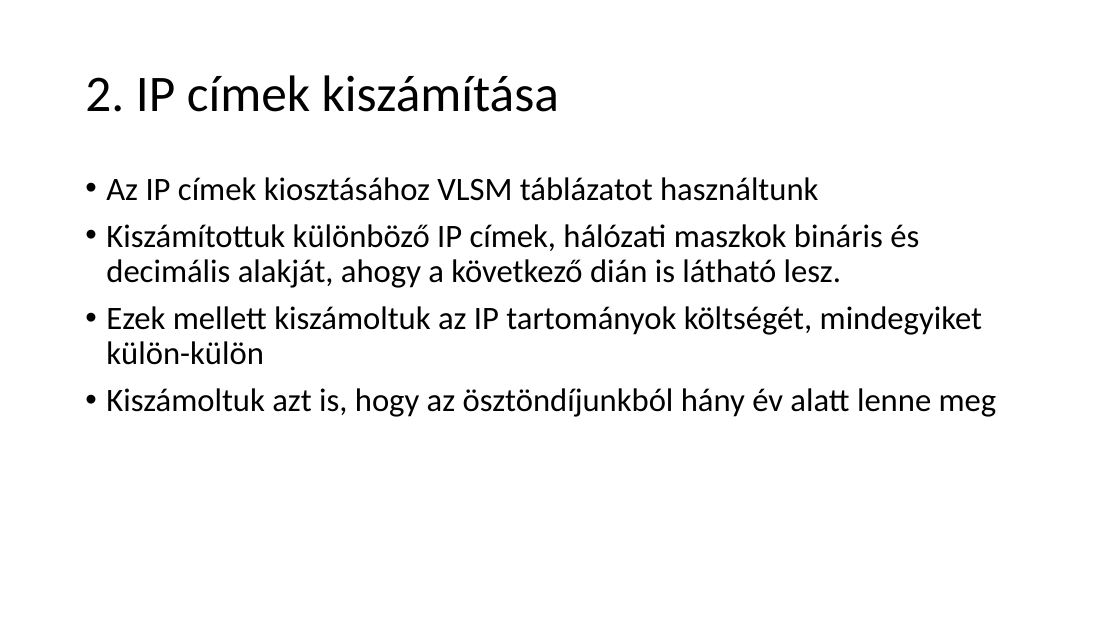
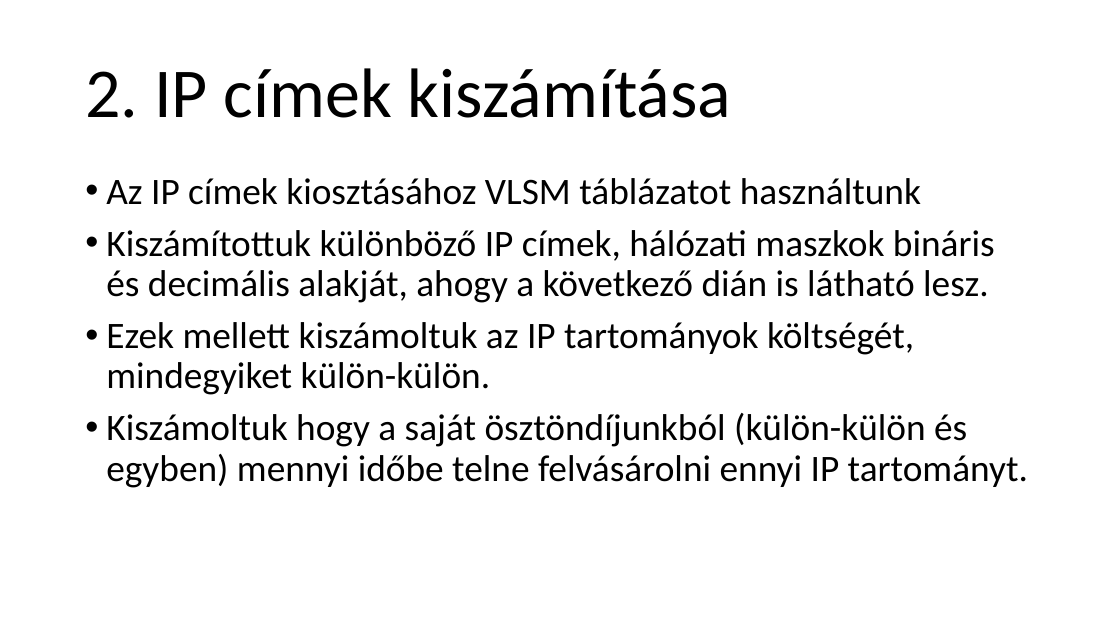
Before and after one commit to belain3d/halozatProjektek, a slide deck: slide 2 of 2-3-Projektmunka.pptx. Drawn at 1120x630 pixels with LibreOffice and Linux fonts; fonts in the diff are those of the drawing. Boxes give left, top, right and bottom in pixels: in the first picture for what was removed or moved away, otherwise in the second. Text is boxed around its words. In the diff, an @@ line names an element or a change of style, - is before the commit and + after.

```diff
--- a/2-3-Projektmunka.pptx
+++ b/2-3-Projektmunka.pptx
@@ title "2. IP címek kiszámítása" at (85,68,732,118): size 44 to 60 pt @@
@@ text at (106,178,995,303): size 28 to 32 pt in "Az IP címek kiosztásához VLSM táblázatot használtunk", "Kiszámítottuk különböző IP címek, hálózati maszkok bináris ..." @@
@@ text at (106,322,1028,488): text changed; size 28 to 32 pt @@
-• Ezek mellett kiszámoltuk az IP tartományok költségét, mindegyiket külön-külön
-• Kiszámoltuk azt is, hogy az ösztöndíjunkból hány év alatt lenne meg
+• Ezek mellett kiszámoltuk az IP tartományok költségét, mindegyiket külön-külön.
+• Kiszámoltuk hogy a saját ösztöndíjunkból (külön-külön és egyben) mennyi időbe telne felvásárolni ennyi IP tartományt.
```
Also in this commit, not shown: 6 other slides changed.
